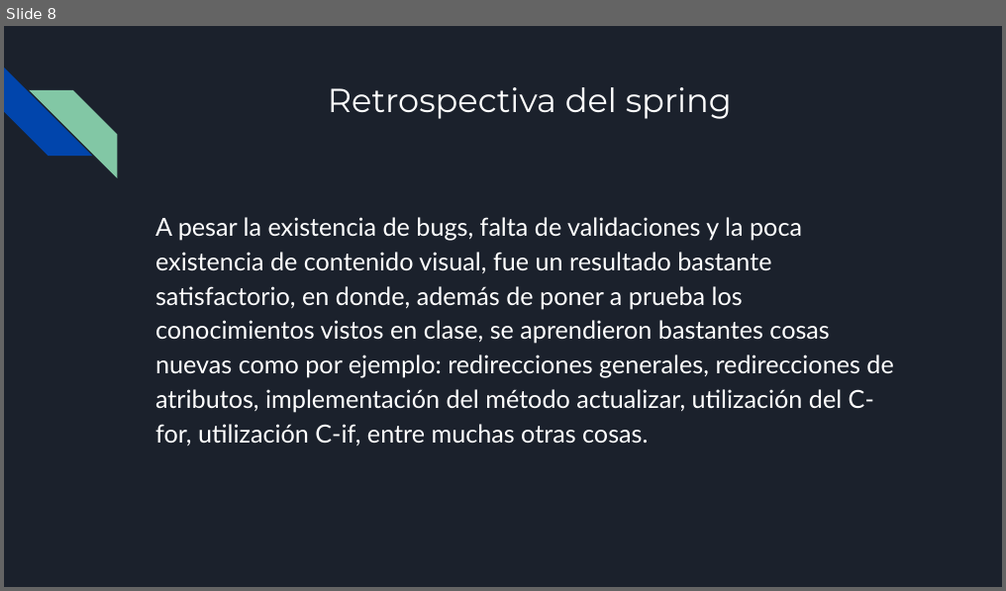
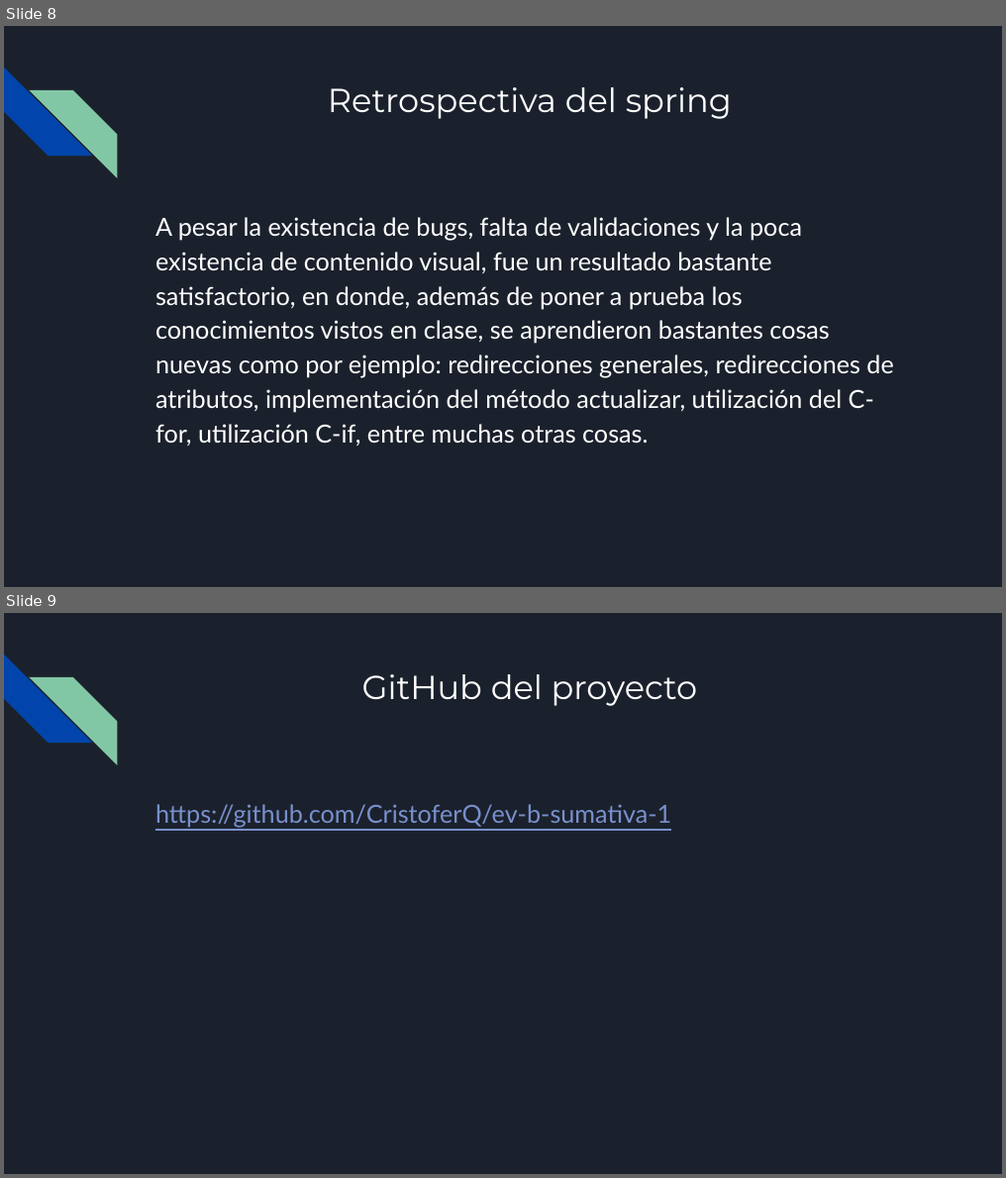
Before and after one commit to CristoferQ/ev-b-sumativa-1, a slide deck: Evaluacion sumativa 1.pptx. Shown one above the other, each under a label of ours: slide 8 before the commit, slides 8 and 9 after it. The pictures are 1006x591 and 1006x1178 pixels, drawn with LibreOffice and Linux fonts; fonts in the diff are those of the drawing. Boxes give left, top, right and bottom in pixels: in the first picture for what was removed or moved away, otherwise in the second. Text is boxed around its words. In the diff, an @@ line names an element or a change of style, - is before the commit and + after.

Commit message:
update ppt

```diff
--- a/Evaluacion sumativa 1.pptx
+++ b/Evaluacion sumativa 1.pptx
@@ slide 9 added at (4,613,1002,1174), background #1B212C; not listed: 2 template elements that a slide beside it also shows @@
@@ title added at (362,674,698,706), 24 pt, text #FFFFFF @@
+GitHub del proyecto
@@ text added at (155,804,671,828), 18 pt, text #7890CD, underline @@
+https://github.com/CristoferQ/ev-b-sumativa-1
```
